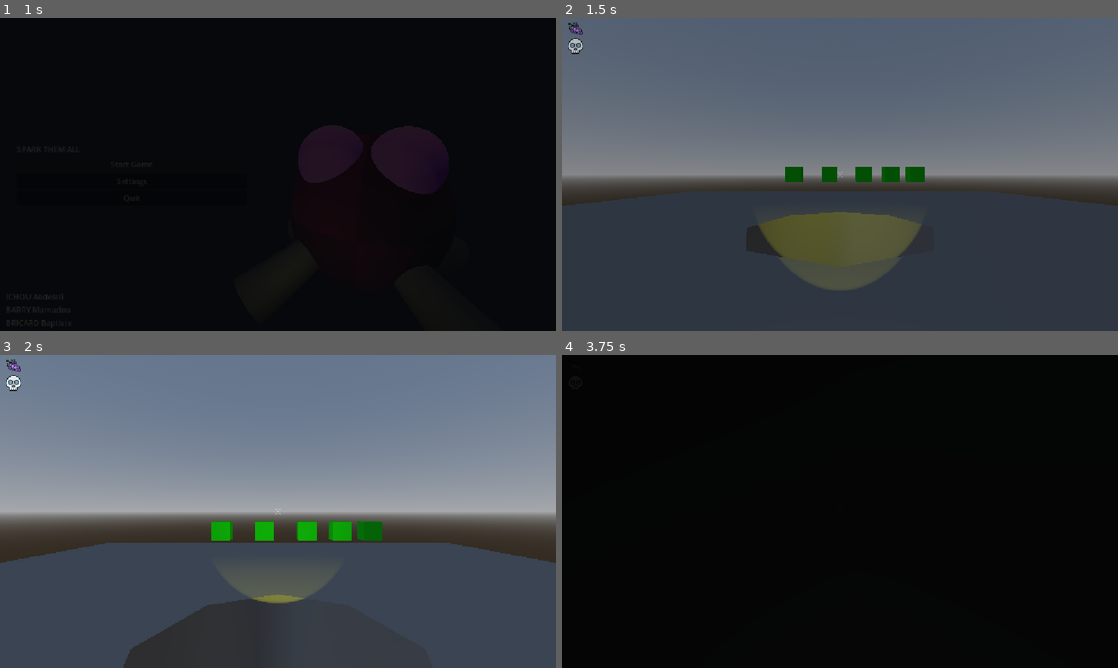
Above: before the commit, frames 1-4 (two rows, left to right).
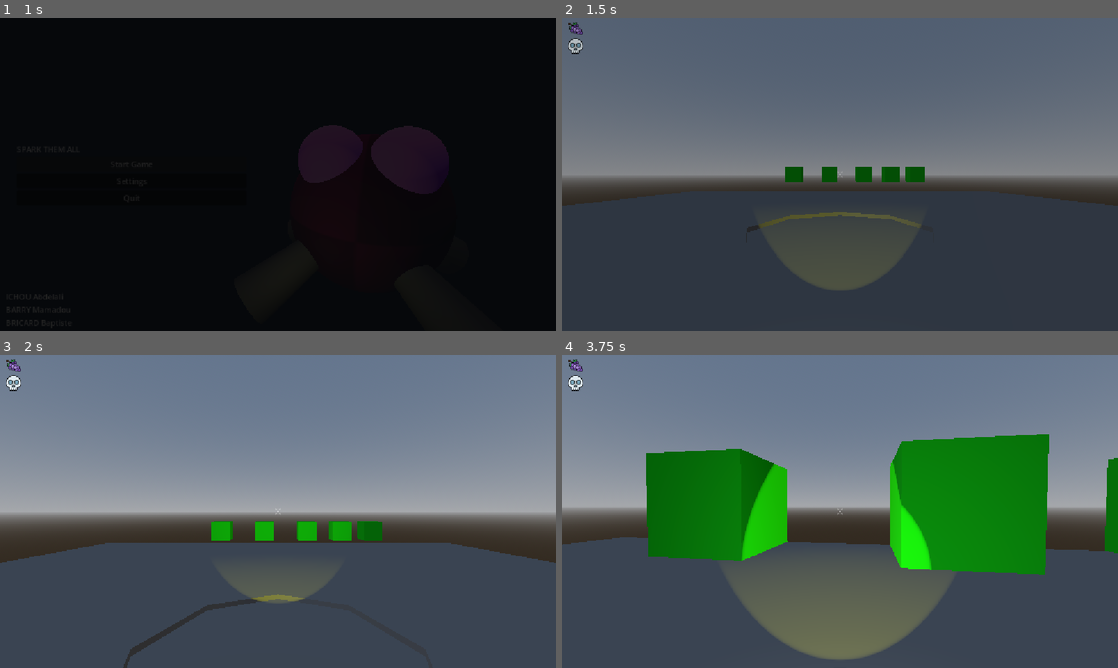
Above: after the commit, the same moments.

Repository: BrokHoly/spark-them-all
Game: Godot game, scene res://levels/main_menu_scene.tscn
Two runs of this game, one before a commit and one after it. Both use one fixed random seed, a clock stepped at 60 frames per second and the inputs below.
Inputs (mouse positions are in pixels of both pictures, inside the frame that each line leads up to):
- Up to frame 1 (1 s): click "Start Game" at 0.5 s
- Up to frame 2 (1.5 s): move the mouse to (867, 174) at 1.27 s; press the mouse at (867, 174) at 1.28 s; hold W (move_forward) from 1.28 s (still down)
- Up to frame 3 (2 s): keep holding W (move_forward); tap Space (jump) at 1.52 s
- Up to frame 4 (3.75 s): keep holding W (move_forward); move the mouse to (812, 511) at 2.02 s; release the mouse at (812, 511) at 2.03 s; tap F (interact) at 2.1 s; tap Space (jump) at 2.27 s; move the mouse to (851, 505) at 2.77 s; hold Ctrl (sprint) 2.78-3.53 s; move the mouse to (834, 517) at 3.52 s; click (834, 517) at 3.6 s

Frame 1 is identical in both runs. In frame 2, 1.2% of the frame differs, in the area x 33-62%, y 62-77%; in frame 3, 3.8%; in frame 4, 100%, in the area x 0-100%, y 0-100%.

Commit message:
noised level

Diff:
--- a/interactables/affected.gd
+++ b/interactables/affected.gd
@@ -1,4 +1,4 @@
-extends Node
+extends Node3D
 class_name Affected
 
 func affect(_state: bool):
--- /dev/null
+++ b/levels/cave_level2.gd
@@ -0,0 +1,80 @@
+extends Node3D
+
+var CAVE_LEVEL = 0
+const SPAWN_MIN_RADIUS = 10.0
+const SPAWN_MAX_RADIUS = 20.0
+
+var total_enemies: int = 0
+var enemies_killed: int = 0
+var enemies_spawned: int = 0
+
+var spawning = false
+
+@onready var nav_region: NavigationRegion3D = $NavigationRegion3D
+@onready var terrain: Node3D = $NavigationRegion3D/Terrain
+@onready var boular: PackedScene = preload("res://characters/enemies/boular/boular.tscn")
+
+#Later, repalce that with a log calculation in calc_total_enemies().
+const ENEMIES_BY_LEVELS = [20, 40, 80]
+
+func _ready():
+	CAVE_LEVEL = Game.cave_level
+	terrain.generate_terrain()
+	await get_tree().process_frame
+	nav_region.bake_navigation_mesh()
+	await get_tree().create_timer(0.2).timeout
+	calc_total_enemies()
+	print("Level started with %d enemies" % total_enemies)
+	print(nav_region.navigation_mesh)
+
+func _on_enemy_killed():
+	enemies_killed += 1
+	print("Enemy killed: %d/%d" % [enemies_killed, total_enemies])
+
+	if enemies_killed >= total_enemies:
+		_complete_level()
+
+func _complete_level():
+	print("LEVEL COMPLETE!")
+	# Spawn the trampoline / portal
+
+func calc_total_enemies():
+	total_enemies = ENEMIES_BY_LEVELS[clamp(CAVE_LEVEL,1,3)-1]
+
+
+func _get_spawn_position(player: Node3D) -> Vector3:
+	var angle = randf() * TAU
+	var distance = randf_range(SPAWN_MIN_RADIUS, SPAWN_MAX_RADIUS)
+	var offset = Vector3(cos(angle) * distance, 0, sin(angle) * distance)
+	return player.global_position + offset
+
+func spawn_enemy():
+	if enemies_spawned >= total_enemies:
+		return
+	var player = get_tree().get_first_node_in_group("player")
+	if player == null:
+		return
+	var pos = find_valid_spawn(player)
+	if pos == Vector3.ZERO:
+		return
+	var enemy = boular.instantiate()
+	enemy.player = player
+	enemy.global_position = pos
+	add_child(enemy)
+	enemy.killed.connect(_on_enemy_killed)
+	enemies_spawned += 1
+
+
+func find_valid_spawn(player: Node3D) -> Vector3:
+	var pos = _get_spawn_position(player)
+	pos = _get_navmesh_point(pos)
+	return pos
+
+func _get_navmesh_point(pos: Vector3) -> Vector3:
+	var nav_map = nav_region.get_navigation_map()
+	var new_pos = NavigationServer3D.map_get_closest_point(nav_map, pos)
+	return new_pos
+
+func _on_spawn_timer_timeout() -> void:
+	if enemies_spawned < total_enemies:
+		spawn_enemy()
--- /dev/null
+++ b/levels/cave_level2.gdshader
@@ -0,0 +1,22 @@
+shader_type spatial;
+
+uniform sampler2D heightmap;
+uniform float height_ratio;
+
+void vertex() {
+	// Called for every vertex the material is visible on.
+	float height = texture(heightmap, UV).r;
+	if(height > 0.89 ){
+		height = 100.0;
+	}
+	VERTEX.y += height * height_ratio ;
+}
+
+void fragment() {
+	// Called for every pixel the material is visible on.
+}
+
+//void light() {
+//	// Called for every pixel for every light affecting the material.
+//	// Uncomment to replace the default light processing function with this one.
+//}
--- /dev/null
+++ b/levels/cave_level2.tscn
@@ -0,0 +1,88 @@
+[gd_scene format=3 uid="uid://d4cg0cgko5c4f"]
+
+[ext_resource type="Script" uid="uid://couqw1sdcn8r5" path="res://levels/cave_level.gd" id="1_gcps7"]
+[ext_resource type="Shader" uid="uid://c3bymfv81il1w" path="res://levels/cave_level2.gdshader" id="2_8rv63"]
+[ext_resource type="Texture2D" uid="uid://d2mghtvhjrm16" path="res://levels/heightmaps/level1_map.exr" id="3_8rv63"]
+[ext_resource type="Script" uid="uid://jge5mcn8gv5m" path="res://levels/terrain2.gd" id="3_72wha"]
+[ext_resource type="Shader" uid="uid://cwpqolvnpr5qi" path="res://levels/celling_level2.gdshader" id="4_cu324"]
+
+[sub_resource type="NavigationMesh" id="NavigationMesh_24gdw"]
+geometry_parsed_geometry_type = 0
+geometry_source_geometry_mode = 2
+cell_size = 2.0
+cell_height = 0.01
+agent_height = 1.0
+agent_max_climb = 5.0
+
+[sub_resource type="ShaderMaterial" id="ShaderMaterial_cd72l"]
+render_priority = 0
+shader = ExtResource("4_cu324")
+shader_parameter/heightmap = ExtResource("3_8rv63")
+shader_parameter/height_ratio = 1.0
+
+[sub_resource type="PlaneMesh" id="PlaneMesh_yq8mi"]
+flip_faces = true
+size = Vector2(500, 500)
+subdivide_width = 250
+subdivide_depth = 250
+
+[sub_resource type="PlaneMesh" id="PlaneMesh_cu324"]
+size = Vector2(500, 500)
+
+[sub_resource type="ShaderMaterial" id="ShaderMaterial_cu324"]
+render_priority = 0
+shader = ExtResource("2_8rv63")
+shader_parameter/heightmap = ExtResource("3_8rv63")
+shader_parameter/height_ratio = 1.0
+
+[sub_resource type="PlaneMesh" id="PlaneMesh_gcps7"]
+size = Vector2(500, 500)
+subdivide_width = 250
+subdivide_depth = 250
+
+[sub_resource type="HeightMapShape3D" id="HeightMapShape3D_gcps7"]
+
+[sub_resource type="Environment" id="Environment_pxfda"]
+ambient_light_source = 2
+ambient_light_color = Color(0.078431375, 0, 0.47058824, 1)
+ambient_light_energy = 0.1
+fog_enabled = true
+fog_light_color = Color(0.5712012, 0.5166202, 0.68869716, 1)
+volumetric_fog_length = 190.68
+volumetric_fog_detail_spread = 6.0
+
+[node name="CaveLevel" type="Node3D" unique_id=1577445724]
+script = ExtResource("1_gcps7")
+
+[node name="NavigationRegion3D" type="NavigationRegion3D" parent="." unique_id=497483500]
+navigation_mesh = SubResource("NavigationMesh_24gdw")
+
+[node name="Celling" type="MeshInstance3D" parent="NavigationRegion3D" unique_id=194741733]
+transform = Transform3D(0.99999994, 0, 0, 0, 0.99999994, 0, 0, 0, 1, 0, 100, 0)
+material_override = SubResource("ShaderMaterial_cd72l")
+mesh = SubResource("PlaneMesh_yq8mi")
+
+[node name="MeshInstance3D" type="MeshInstance3D" parent="NavigationRegion3D/Celling" unique_id=792046313]
+mesh = SubResource("PlaneMesh_cu324")
+
+[node name="Terrain" type="MeshInstance3D" parent="NavigationRegion3D" unique_id=22437948]
+material_override = SubResource("ShaderMaterial_cu324")
+mesh = SubResource("PlaneMesh_gcps7")
+script = ExtResource("3_72wha")
+
+[node name="StaticBody3D" type="StaticBody3D" parent="NavigationRegion3D/Terrain" unique_id=1416959252]
+collision_mask = 7
+
+[node name="CollisionShape3D" type="CollisionShape3D" parent="NavigationRegion3D/Terrain/StaticBody3D" unique_id=1359377717]
+shape = SubResource("HeightMapShape3D_gcps7")
+
+[node name="WorldEnvironment" type="WorldEnvironment" parent="." unique_id=1295934623]
+environment = SubResource("Environment_pxfda")
+
+[node name="PlayerSpawn" type="Marker3D" parent="." unique_id=367770791]
+transform = Transform3D(1, 0, 0, 0, 1, 0, 0, 0, 1, 0, 100, 0)
+
+[node name="SpawnTimer" type="Timer" parent="." unique_id=1603976117]
+autostart = true
+
+[connection signal="timeout" from="SpawnTimer" to="." method="_on_spawn_timer_timeout"]
--- /dev/null
+++ b/levels/celling.gd
@@ -0,0 +1,10 @@
+extends MeshInstance3D
+
+@onready var colShape = $StaticBody3D/CollisionShape3D
+@onready var chuncksize = 2.0
+@onready var heightRatio = 1.0
+@onready var colShape_size_ratio = 0.1
+
+
+func _ready() -> void:
+	pass
--- /dev/null
+++ b/levels/celling_level2.gdshader
@@ -0,0 +1,22 @@
+shader_type spatial;
+
+uniform sampler2D heightmap;
+uniform float height_ratio;
+
+void vertex() {
+	// Called for every vertex the material is visible on.
+	float height = texture(heightmap, UV).r;
+	if(height > 0.89 ){
+		height = 100.0;
+	}
+	VERTEX.y -= height * height_ratio ;
+}
+
+void fragment() {
+	// Called for every pixel the material is visible on.
+}
+
+//void light() {
+//	// Called for every pixel for every light affecting the material.
+//	// Uncomment to replace the default light processing function with this one.
+//}
--- /dev/null
+++ b/levels/cork.gd
@@ -0,0 +1,17 @@
+extends Affected
+
+var isOpen: bool = false
+var speed = 1.0
+var target = Vector3(10, -0.3, 0)
+var finished: bool = false
+
+func _process(delta: float):
+	if isOpen and not finished:
+		var direction = (target - global_transform.origin).normalized()
+		if direction == Vector3.ZERO:
+			finished = true
+		global_transform.origin += direction * speed * delta
+
+func affect(_state: bool):
+	print("SALUT")
+	isOpen = true
--- /dev/null
+++ b/levels/cork_light.gd
@@ -0,0 +1,16 @@
+extends Affected
+
+var isOpen: bool = false
+var speed = 3.0
+var target = Vector3(0, -5, 0)
+var finished: bool = false
+
+func _process(delta: float):
+	if isOpen and not finished:
+		var direction = (target - global_transform.origin).normalized()
+		if direction == Vector3.ZERO:
+			finished = true
+		global_transform.origin += direction * speed * delta
+
+func affect(_state: bool):
+	isOpen = true
--- a/levels/hub.tscn
+++ b/levels/hub.tscn
@@ -3,6 +3,8 @@
 [ext_resource type="PackedScene" uid="uid://baxchawcmx2an" path="res://interactables/button/button.tscn" id="2_3l3id"]
 [ext_resource type="Script" uid="uid://bryphgw7kceyb" path="res://interactables/buttons_effect/increase_range.gd" id="3_n4a6k"]
 [ext_resource type="Script" uid="uid://bbhgf6hr285ay" path="res://levels/hole_level.gd" id="3_tm4tk"]
+[ext_resource type="Script" uid="uid://c1u00yqsbvle2" path="res://levels/cork.gd" id="4_n4a6k"]
+[ext_resource type="Script" uid="uid://cu6x2vvh8wles" path="res://levels/cork_light.gd" id="5_g0rof"]
 
 [sub_resource type="Resource" id="Resource_n4a6k"]
 script = ExtResource("3_n4a6k")
@@ -18,6 +20,8 @@
 sky = SubResource("Sky_tm4tk")
 ambient_light_source = 3
 ambient_light_color = Color(0.7706343, 0.9814084, 0.9878301, 1)
+volumetric_fog_enabled = true
+volumetric_fog_sky_affect = 0.01
 
 [sub_resource type="BoxShape3D" id="BoxShape3D_3l3id"]
 size = Vector3(7.201111, 6.508301, 6.652771)
@@ -28,6 +32,7 @@
 
 [node name="CSGBox3D" type="CSGBox3D" parent="StaticBody3D" unique_id=761478127]
 transform = Transform3D(1, 0, 0, 0, 1, 0, 0, 0, 1, 0, -50, 0)
+cast_shadow = 2
 use_collision = true
 collision_mask = 7
 size = Vector3(30, 100, 30)
@@ -47,8 +52,9 @@
 effect = SubResource("Resource_n4a6k")
 auto_reset_time = 0.3
 
-[node name="Button2" parent="Node3D" unique_id=1871314834 instance=ExtResource("2_3l3id")]
+[node name="Button2" parent="Node3D" unique_id=1871314834 node_paths=PackedStringArray("targets") instance=ExtResource("2_3l3id")]
 transform = Transform3D(1, 0, 0, 0, 1, 0, 0, 0, 1, -3.102934, 1.7097201, -8.032068)
+targets = [NodePath("../../CSGCylinder3D"), NodePath("../../SpotLight3D")]
 
 [node name="Button3" parent="Node3D" unique_id=151178278 instance=ExtResource("2_3l3id")]
 transform = Transform3D(1, 0, 0, 0, 1, 0, 0, 0, 1, -0.7191963, 1.7097201, -8.032068)
@@ -75,3 +81,24 @@
 
 [node name="PlayerSpawn" type="Marker3D" parent="." unique_id=979711046]
 transform = Transform3D(1, 0, 0, 0, 1, 0, 0, 0, 1, 0, 0.2, 8)
+
+[node name="CSGCylinder3D" type="CSGCylinder3D" parent="." unique_id=1454368022]
+transform = Transform3D(1, 0, 0, 0, 1, 0, 0, 0, 1, 0, -0.3, 0)
+extra_cull_margin = 1.0
+use_collision = true
+collision_mask = 7
+radius = 3.0
+height = 0.3
+smooth_faces = false
+script = ExtResource("4_n4a6k")
+
+[node name="SpotLight3D" type="SpotLight3D" parent="." unique_id=407814344]
+transform = Transform3D(1, 0, 0, 0, -4.371139e-08, -1, 0, 1, -4.371139e-08, 0, -15, 0)
+light_color = Color(0.9406099, 0.0007429463, 0.94420004, 1)
+light_energy = 3.0
+light_volumetric_fog_energy = 8.837
+shadow_enabled = true
+spot_range = 10.0
+spot_attenuation = 0.1
+spot_angle = 30.0
+script = ExtResource("5_g0rof")
--- /dev/null
+++ b/levels/terrain2.gd
@@ -0,0 +1,10 @@
+extends MeshInstance3D
+
+@onready var colShape = $StaticBody3D/CollisionShape3D
+@onready var chuncksize = 2.0
+@onready var heightRatio = 1.0
+@onready var colShape_size_ratio = 0.1
+
+
+func _ready() -> void:
+	pass
Not shown, added: levels/cave_level2.gd.uid
Not shown, added: levels/cave_level2.gdshader.uid
Not shown, added: levels/celling.gd.uid
Not shown, added: levels/celling_level2.gdshader.uid
Not shown, added: levels/cork.gd.uid
Not shown, added: levels/cork_light.gd.uid
Binary file added: levels/heightmaps/level1_map.exr
Not shown, added: levels/heightmaps/level1_map.exr.import
Binary file added: levels/heightmaps/level1_map.png
Not shown, added: levels/heightmaps/level1_map.png.import
Binary file added: levels/heightmaps/level2_map.png
Not shown, added: levels/heightmaps/level2_map.png.import
(and 5 more such lines)
